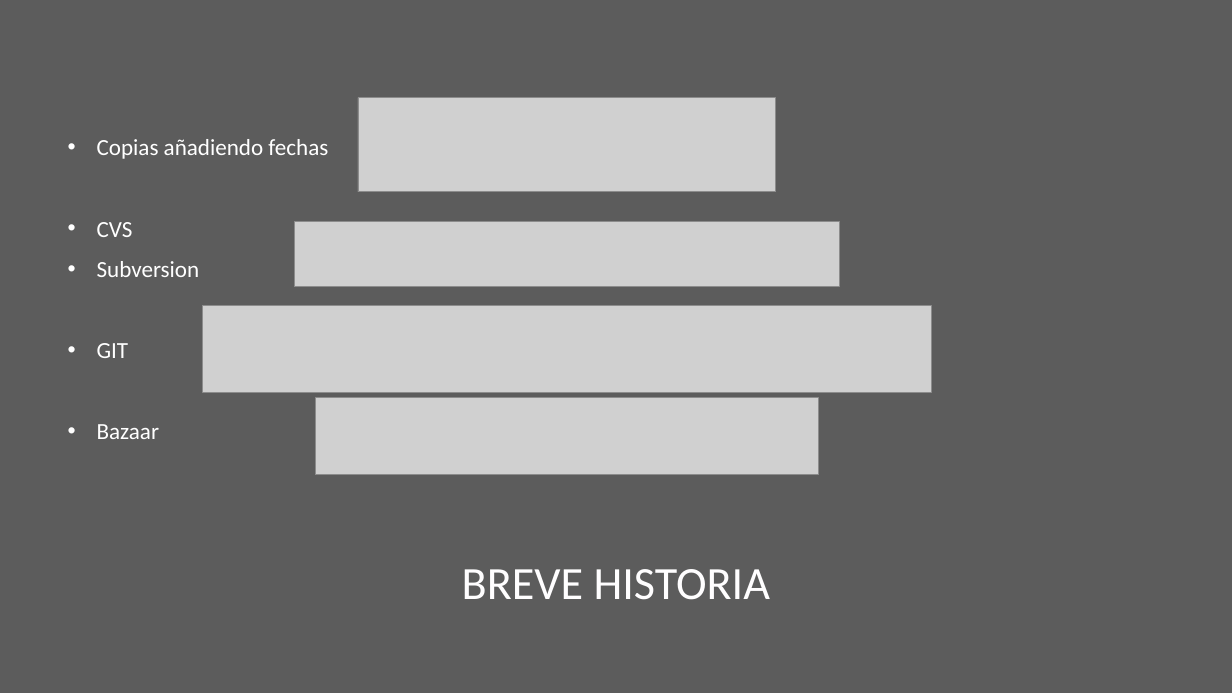
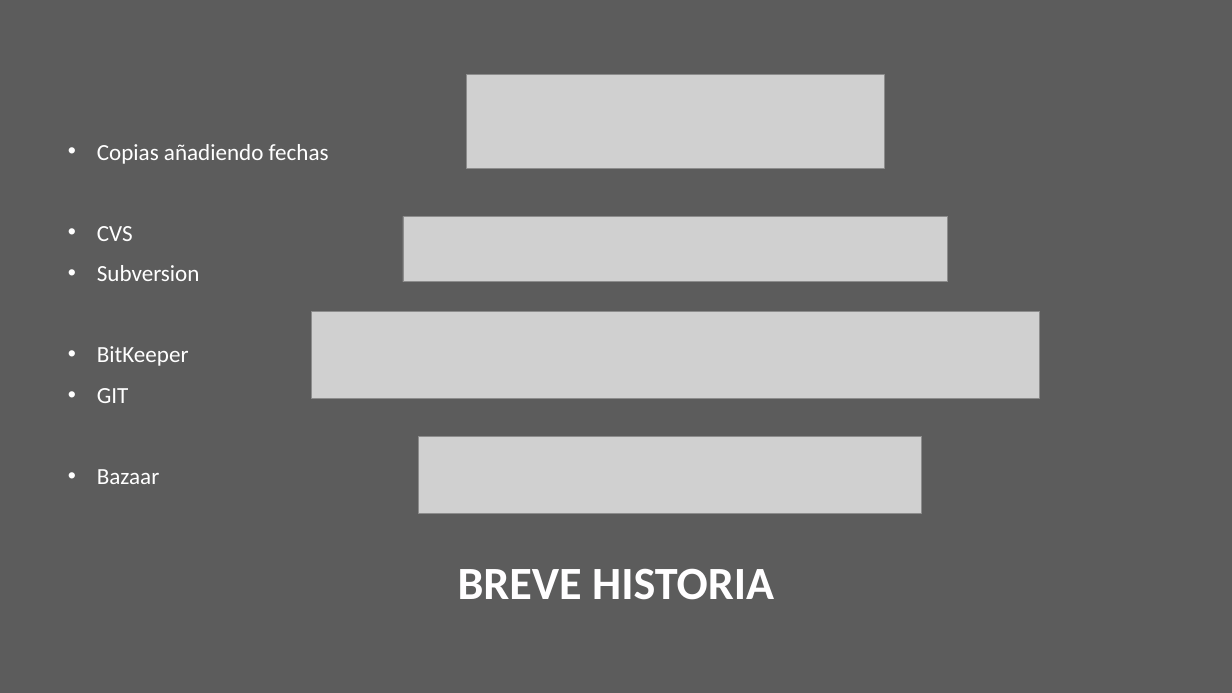
Before and after one commit to Leonelgtzl/Exposicion-FRONT-END, a slide deck: slide 5 of EXPO-FS1A-TEMA1-NF.pptx. Drawn at 1232x693 pixels with LibreOffice and Linux fonts; fonts in the diff are those of the drawing; grey boxes stand for pictures; background and template pictures are left out. Boxes give left, top, right and bottom in pixels: in the first picture for what was removed or moved away, otherwise in the second. Text is boxed around its words. In the diff, an @@ line names an element or a change of style, - is before the commit and + after.

```diff
--- a/EXPO-FS1A-TEMA1-NF.pptx
+++ b/EXPO-FS1A-TEMA1-NF.pptx
@@ picture: place and size @@
-picture at bbox=[358, 98, 775, 192]
+picture at bbox=[467, 74, 884, 168]
@@ picture: place and size @@
-picture at bbox=[295, 222, 840, 287]
+picture at bbox=[403, 216, 948, 282]
@@ picture: place and size @@
-picture at bbox=[202, 306, 932, 393]
+picture at bbox=[311, 311, 1041, 398]
@@ text at bbox=[97, 346, 189, 366]: paragraph added @@
+• BitKeeper
@@ picture: place and size @@
-picture at bbox=[315, 398, 818, 475]
+picture at bbox=[419, 436, 921, 513]
@@ title "BREVE HISTORIA" at bbox=[458, 568, 774, 600]: bold on @@
```
Also in this commit, not shown: 1 other slide changed.
